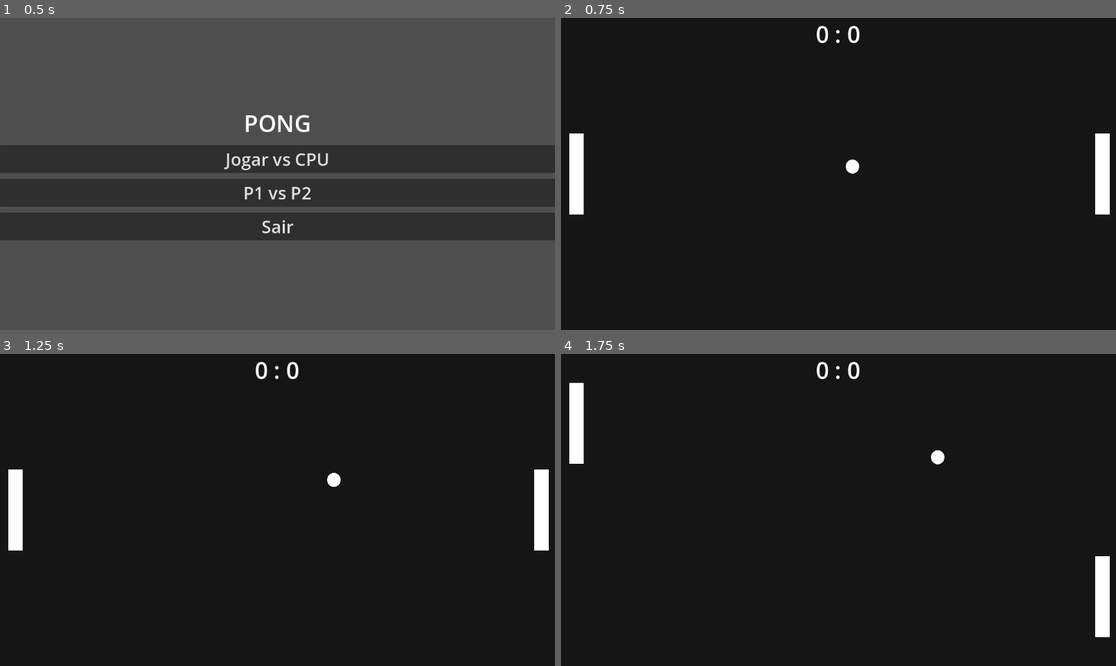
Above: before the commit, frames 1-4 (two rows, left to right).
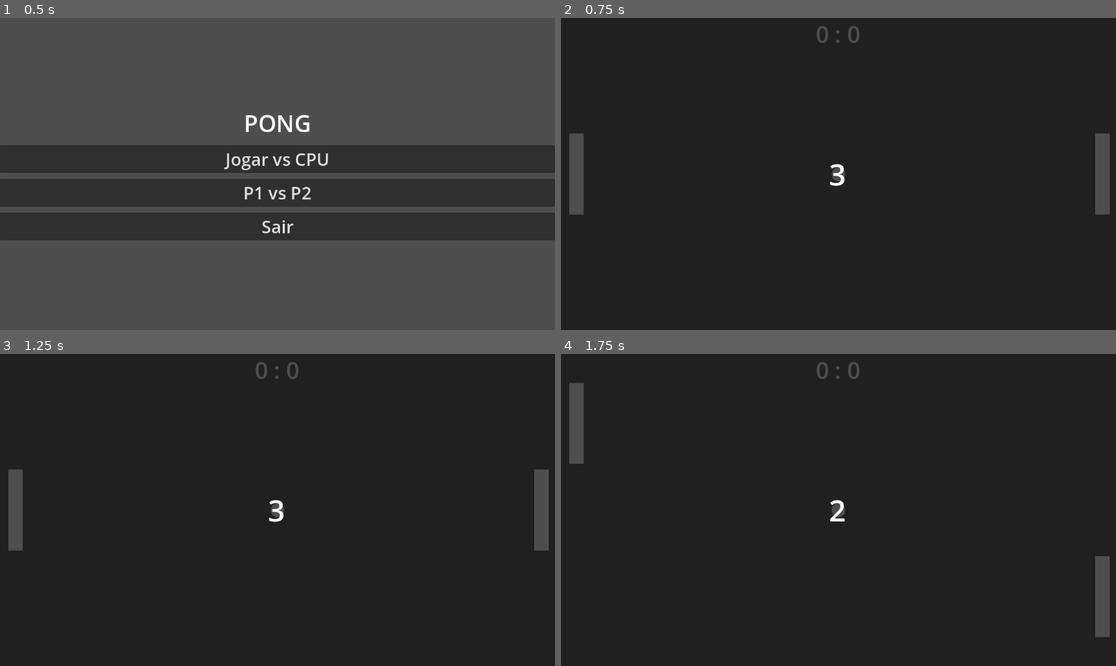
Above: after the commit, the same moments.

Repository: adrianofelix019/pong-clone
Game: Godot game, scene res://scenes/menu.tscn
The game is run twice, just before and just after one commit, with the same random seed, the same clock (stepped at 60 frames per second) and the same inputs.
Inputs:
- Up to frame 1 (0.5 s): no input
- Up to frame 2 (0.75 s): click "P1 vs P2" at 0.5 s
- Up to frame 3 (1.25 s): no input
- Up to frame 4 (1.75 s): hold W (up) from 1.28 s (still down); hold Down (p2down) from 1.28 s (still down)

Frame 1 is identical in both runs. In frame 2, 1.8% of the frame differs, in the area x 1-99%, y 2-64%; in frame 3, 1.8%; in frame 4, 1.8%, in the area x 1-99%, y 2-91%.

Commit message:
feat: add start countdown

Diff:
--- a/scenes/main.tscn
+++ b/scenes/main.tscn
@@ -33,6 +33,7 @@
 
 [node name="PauseLayer" type="CanvasLayer" parent="CanvasLayer"]
 layer = 10
+visible = false
 
 [node name="PauseLabel" type="Label" parent="CanvasLayer/PauseLayer"]
 z_index = 100
@@ -69,4 +70,35 @@
 [node name="PauseController" type="Node2D" parent="."]
 script = ExtResource("2_0wfyh")
 
+[node name="StartCountdown" type="Timer" parent="."]
+wait_time = 3.0
+one_shot = true
+autostart = true
+
+[node name="CountdownLayer" type="CanvasLayer" parent="."]
+
+[node name="ColorRect" type="ColorRect" parent="CountdownLayer"]
+anchors_preset = 15
+anchor_right = 1.0
+anchor_bottom = 1.0
+grow_horizontal = 2
+grow_vertical = 2
+color = Color(0.13725491, 0.13725491, 0.13725491, 0.8039216)
+
+[node name="Countdown" type="Label" parent="CountdownLayer"]
+anchors_preset = 8
+anchor_left = 0.5
+anchor_top = 0.5
+anchor_right = 0.5
+anchor_bottom = 0.5
+offset_left = -20.0
+offset_top = -33.5
+offset_right = 20.0
+offset_bottom = 33.5
+grow_horizontal = 2
+grow_vertical = 2
+theme_override_font_sizes/font_size = 62
+text = "3"
+
 [connection signal="pressed" from="CanvasLayer/PauseLayer/BackToMenu" to="." method="_on_back_to_menu_pressed"]
+[connection signal="timeout" from="StartCountdown" to="." method="_on_start_countdown_timeout"]
--- a/scripts/ball.gd
+++ b/scripts/ball.gd
@@ -64,3 +64,7 @@
 	direction.y += paddle.velocity.y * 0.002
 	direction = direction.normalized()
 	increase_speed()
+
+
+func freeze() -> void:
+	direction = Vector2.ZERO
--- a/scripts/main.gd
+++ b/scripts/main.gd
@@ -4,17 +4,24 @@
 var player_score := 0
 var opponent_score := 0
 var is_pvp: bool
-
+var ball
 
 func _ready() -> void:
 	var ball_scene = preload("res://scenes/ball.tscn")
-	var ball = ball_scene.instantiate()
+	ball = ball_scene.instantiate()
 	ball.connect("player_scored", _on_player_scored)
 	ball.connect("opponent_scored", _on_opponent_scored)
 	add_child(ball)
 	add_player_to_scene()
 	add_opponent_to_scene()
 	$CanvasLayer/PauseLayer.visible = false
+	ball.freeze()
+	start_countdown()
+
+
+func _process(_delta: float) -> void:
+	var time_left = int(ceil($StartCountdown.time_left))
+	$CountdownLayer/Countdown.text = str(time_left)
 
 
 func add_player_to_scene():
@@ -47,3 +54,12 @@
 func _on_back_to_menu_pressed() -> void:
 	get_tree().paused = false
 	get_tree().change_scene_to_file("res://scenes/menu.tscn")
+
+
+func _on_start_countdown_timeout() -> void:
+	$CountdownLayer.visible = false
+	ball.reset_ball_position()
+
+
+func start_countdown() -> void:
+	ball.freeze()
